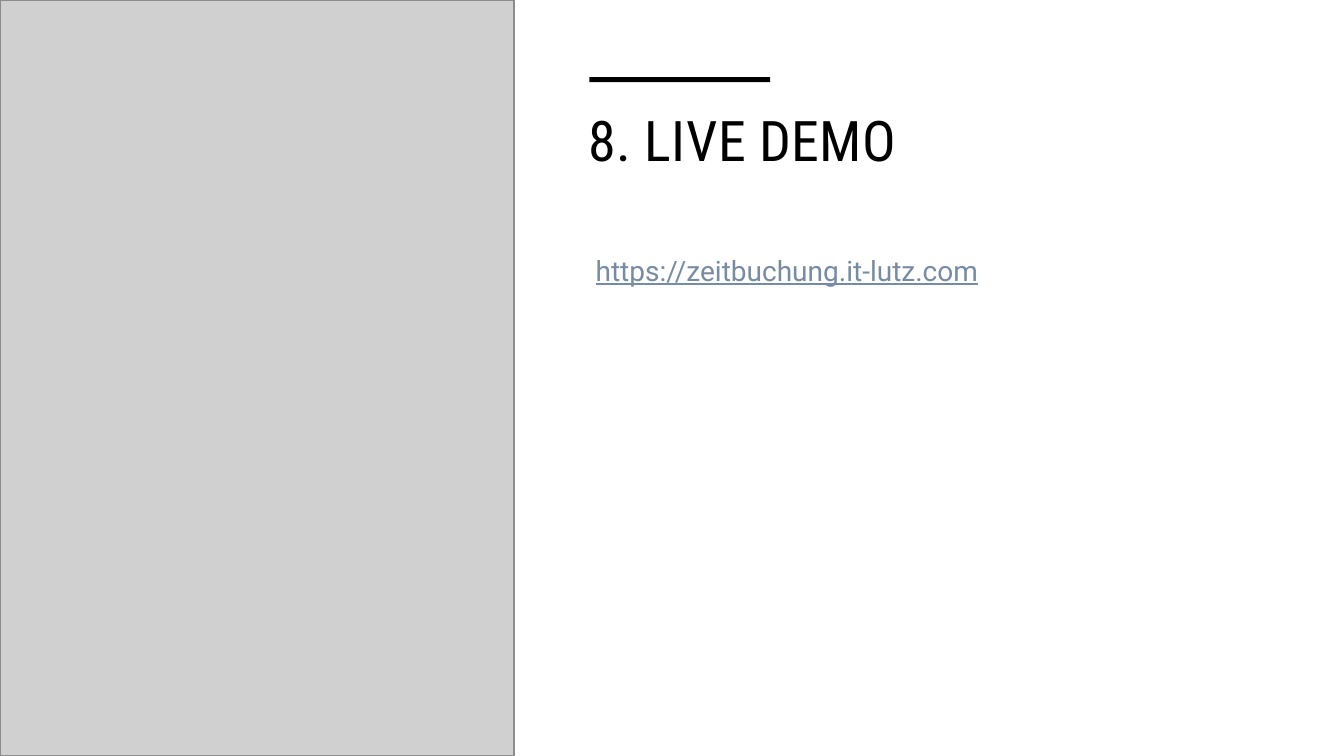
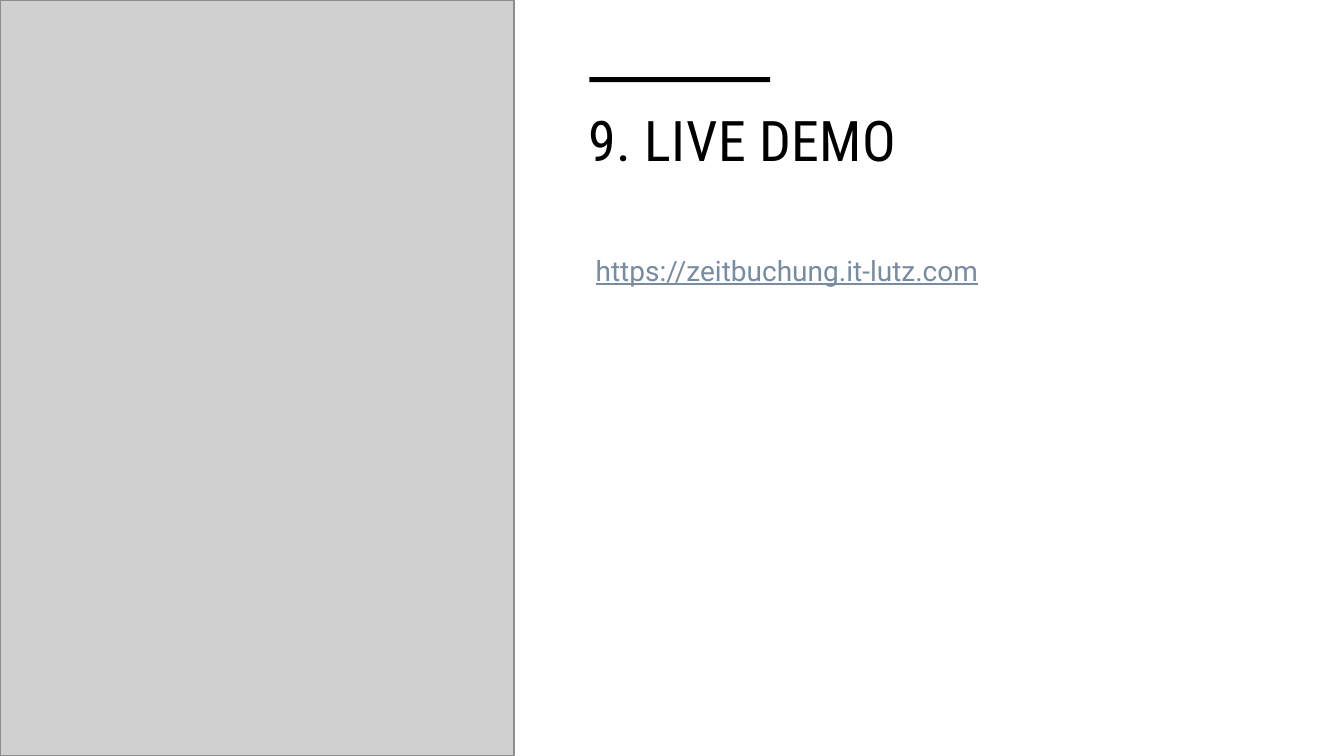
Before and after one commit to malu254/Eifrige-Otter-PM, a slide deck: slide 18 of Abgabe/Dokumentation/Präsentation.pptx. Drawn at 1344x756 pixels with LibreOffice and Linux fonts; fonts in the diff are those of the drawing; grey boxes stand for pictures. Boxes give left, top, right and bottom in pixels: in the first picture for what was removed or moved away, otherwise in the second. Text is boxed around its words. In the diff, an @@ line names an element or a change of style, - is before the commit and + after.

```diff
--- a/Abgabe/Dokumentation/Präsentation.pptx
+++ b/Abgabe/Dokumentation/Präsentation.pptx
@@ title at box(589, 120, 896, 162): text changed @@
-8. LIVE DEMO
+9. LIVE DEMO
```
Also in this commit, not shown: 16 other slides changed.
